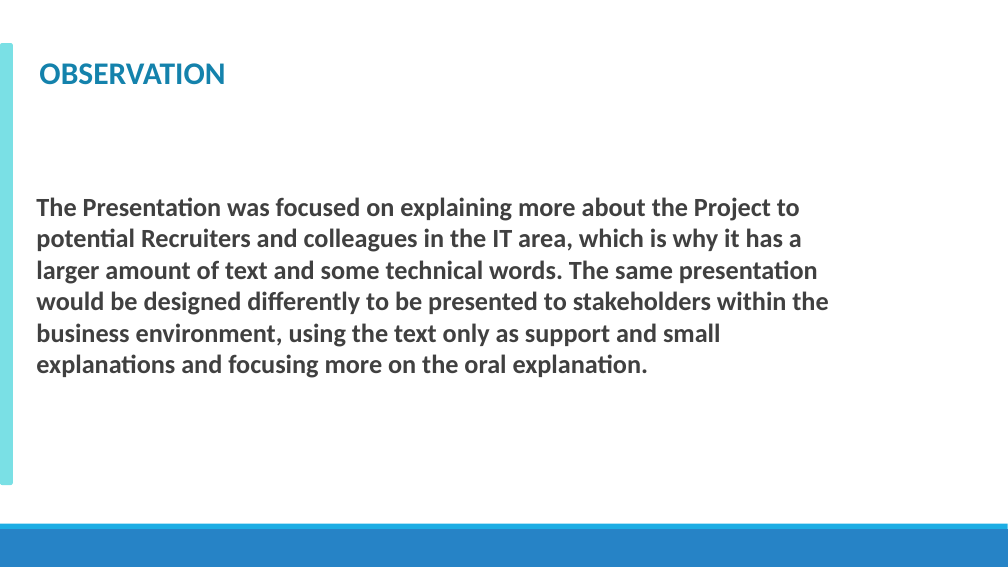
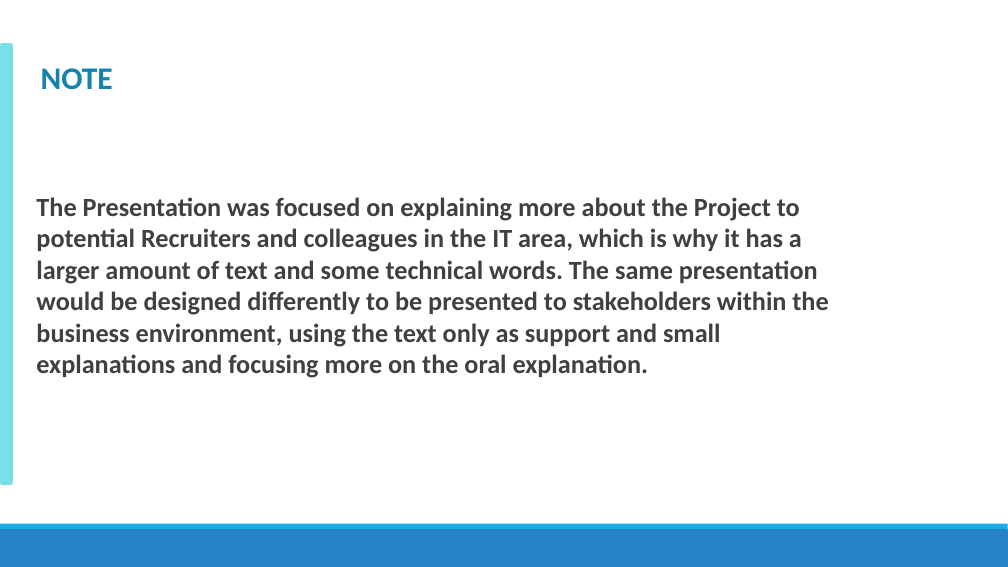
Before and after one commit to RiquelmoFerreira/DataAnalysisGame_Sales_PRoject, a slide deck: slide 22 of Apresentacao-Presentation.pptx. Drawn at 1008x567 pixels with LibreOffice and Linux fonts; fonts in the diff are those of the drawing. Boxes give left, top, right and bottom in pixels: in the first picture for what was removed or moved away, otherwise in the second. Text is boxed around its words. In the diff, an @@ line names an element or a change of style, - is before the commit and + after.

```diff
--- a/Apresentacao-Presentation.pptx
+++ b/Apresentacao-Presentation.pptx
@@ text at (41,68,113,90): text changed @@
-OBSERVATION
+NOTE
```
Also in this commit, not shown: 1 other slide changed.
